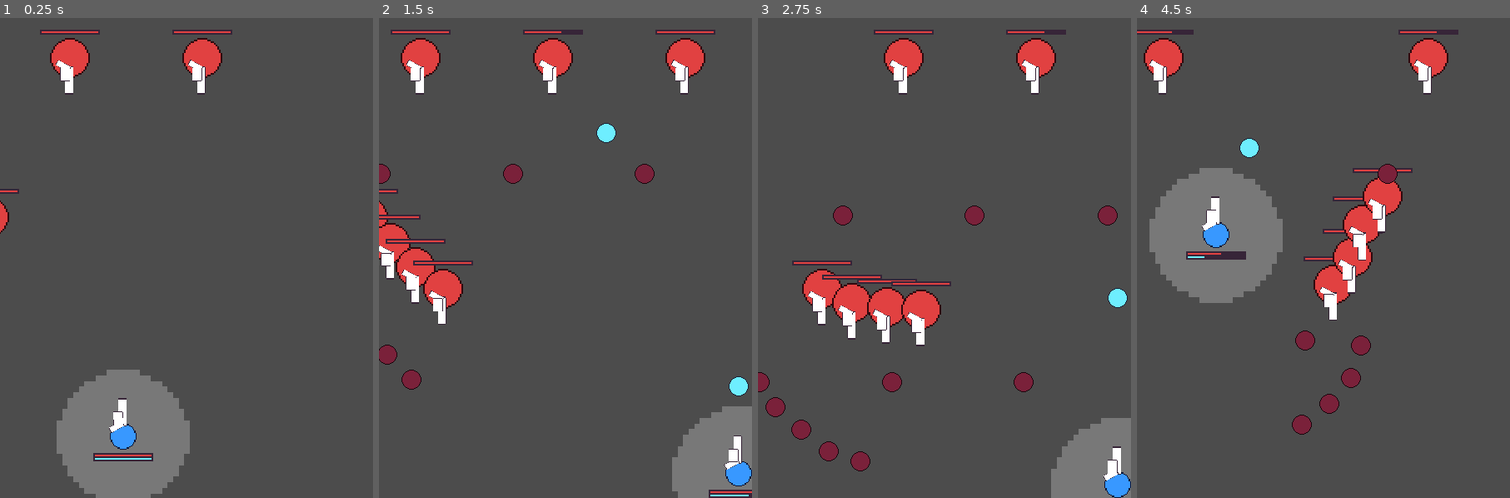
Above: before the commit, frames 1-4 (left to right).
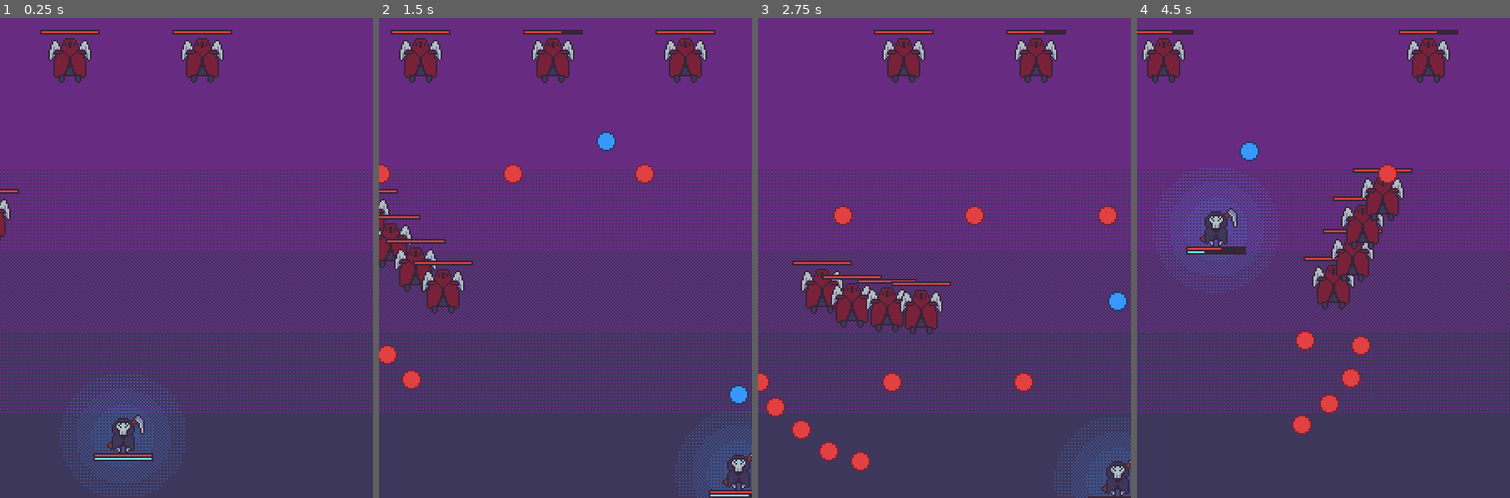
Above: after the commit, the same moments.

Repository: rthurmed/Ceifador
Game: Godot game, scene res://src/Main.tscn
The game is run twice, just before and just after one commit, with the same random seed, the same clock (stepped at 60 frames per second) and the same inputs.
Inputs:
- Up to frame 1 (0.25 s): no input
- Up to frame 2 (1.5 s): hold Right (player_right) 0.53-1.28 s; hold Z (player_shoot) 0.53-1.28 s; hold Down (player_down) from 1.28 s (still down); tap Z (player_shoot) at 1.35 s
- Up to frame 3 (2.75 s): release Down (player_down) at 2.03 s; hold Right (player_right) from 2.03 s (still down); hold Z (player_shoot) from 2.03 s (still down)
- Up to frame 4 (4.5 s): release Right (player_right) at 2.78 s; release Z (player_shoot) at 2.78 s; hold Up (player_up) 2.78-3.53 s; tap Z (player_shoot) at 2.85, 4.35 s; hold Z (player_shoot) 3.53-4.28 s; hold Left (player_left) from 3.53 s (still down)

The runs differ from the first frame. In frame 1, 63% of the frame differs, in the area x 0-100%, y 0-100%; in frame 2, 61%; in frame 3, 62%; in frame 4, 61%.

Commit message:
Added initial sprites

Diff:
--- a/src/Main.tscn
+++ b/src/Main.tscn
@@ -1,8 +1,9 @@
-[gd_scene load_steps=6 format=2]
+[gd_scene load_steps=7 format=2]
 
 [ext_resource path="res://src/enemy/Enemy.tscn" type="PackedScene" id=1]
 [ext_resource path="res://src/util/AutoPathFollow.tscn" type="PackedScene" id=2]
 [ext_resource path="res://src/player/Player.tscn" type="PackedScene" id=3]
+[ext_resource path="res://assets/sprites/background.png" type="Texture" id=4]
 
 [sub_resource type="Curve2D" id=3]
 _data = {
@@ -15,6 +16,20 @@
 }
 
 [node name="Main" type="Node2D" groups=["stage"]]
+
+[node name="Background" type="Node2D" parent="."]
+z_index = -5
+
+[node name="ColorRect" type="ColorRect" parent="Background"]
+margin_left = -10.0
+margin_top = -8.0
+margin_right = 234.0
+margin_bottom = 301.0
+color = Color( 0.215686, 0.145098, 0.219608, 1 )
+
+[node name="Sprite" type="Sprite" parent="Background"]
+position = Vector2( 112, 144 )
+texture = ExtResource( 4 )
 
 [node name="Enemy1Path" type="Path2D" parent="."]
 position = Vector2( -40, 1 )
--- a/src/common/Gun.tscn
+++ b/src/common/Gun.tscn
@@ -7,7 +7,10 @@
 [node name="Gun" type="Node2D"]
 script = ExtResource( 3 )
 
-[node name="Barrel" type="Sprite" parent="."]
+[node name="VisualInstance" type="Node2D" parent="."]
+visible = false
+
+[node name="Barrel" type="Sprite" parent="VisualInstance"]
 position = Vector2( 5.26235, 0.5 )
 scale = Vector2( 0.708333, 0.208333 )
 texture = ExtResource( 2 )
@@ -15,7 +18,7 @@
 vframes = 3
 frame = 6
 
-[node name="Grip" type="Sprite" parent="."]
+[node name="Grip" type="Sprite" parent="VisualInstance"]
 position = Vector2( -3.23765, 4 )
 rotation = 2.07512
 scale = Vector2( 0.374731, 0.151288 )
@@ -24,7 +27,7 @@
 vframes = 3
 frame = 6
 
-[node name="Cylinder" type="Sprite" parent="."]
+[node name="Cylinder" type="Sprite" parent="VisualInstance"]
 position = Vector2( 1.76235, 3 )
 scale = Vector2( 0.333333, 0.25 )
 texture = ExtResource( 2 )
--- a/src/enemy/Enemy.tscn
+++ b/src/enemy/Enemy.tscn
@@ -2,7 +2,7 @@
 
 [ext_resource path="res://src/enemy/Enemy.gd" type="Script" id=1]
 [ext_resource path="res://assets/ruler.png" type="Texture" id=2]
-[ext_resource path="res://assets/basic-24x24.png" type="Texture" id=3]
+[ext_resource path="res://assets/sprites/enemy-tier1.png" type="Texture" id=3]
 [ext_resource path="res://src/common/Gun.tscn" type="PackedScene" id=4]
 [ext_resource path="res://src/enemy/EnemyBullet.tscn" type="PackedScene" id=5]
 [ext_resource path="res://src/common/Health.tscn" type="PackedScene" id=6]
@@ -12,7 +12,7 @@
 [ext_resource path="res://assets/sfx/explosion-death-enemy.wav" type="AudioStream" id=10]
 
 [sub_resource type="CircleShape2D" id=1]
-radius = 12.0
+radius = 13.0
 
 [sub_resource type="Animation" id=3]
 length = 0.001
@@ -148,20 +148,16 @@
 collision_mask = 8
 script = ExtResource( 1 )
 
+[node name="Ruler" type="Sprite" parent="."]
+visible = false
+position = Vector2( 52, 52 )
+texture = ExtResource( 2 )
+
 [node name="Sprite" type="Sprite" parent="."]
-modulate = Color( 0.882353, 0.254902, 0.254902, 1 )
 texture = ExtResource( 3 )
-hframes = 5
-vframes = 3
-frame = 1
 
 [node name="CollisionShape2D" type="CollisionShape2D" parent="."]
 shape = SubResource( 1 )
-
-[node name="Ruler" type="Sprite" parent="."]
-visible = false
-position = Vector2( 78, 52 )
-texture = ExtResource( 2 )
 
 [node name="Gun" parent="." instance=ExtResource( 4 )]
 position = Vector2( 0, 8 )
--- a/src/enemy/EnemyBullet.tscn
+++ b/src/enemy/EnemyBullet.tscn
@@ -1,7 +1,11 @@
-[gd_scene load_steps=4 format=2]
+[gd_scene load_steps=5 format=2]
 
 [ext_resource path="res://src/common/Bullet.gd" type="Script" id=1]
-[ext_resource path="res://assets/basic-24x24.png" type="Texture" id=2]
+[ext_resource path="res://assets/sprites/bullet-Sheet.png" type="Texture" id=2]
+
+[sub_resource type="AtlasTexture" id=2]
+atlas = ExtResource( 2 )
+region = Rect2( 12, 0, 12, 12 )
 
 [sub_resource type="CircleShape2D" id=1]
 radius = 6.0
@@ -12,13 +16,7 @@
 script = ExtResource( 1 )
 
 [node name="Sprite" type="Sprite" parent="."]
-modulate = Color( 0.478431, 0.129412, 0.227451, 1 )
-position = Vector2( 0, -2.84217e-14 )
-scale = Vector2( 0.5, 0.5 )
-texture = ExtResource( 2 )
-hframes = 5
-vframes = 3
-frame = 1
+texture = SubResource( 2 )
 
 [node name="CollisionShape2D" type="CollisionShape2D" parent="."]
 shape = SubResource( 1 )
--- a/src/player/Player.tscn
+++ b/src/player/Player.tscn
@@ -1,8 +1,8 @@
-[gd_scene load_steps=16 format=2]
+[gd_scene load_steps=18 format=2]
 
 [ext_resource path="res://src/common/Gun.tscn" type="PackedScene" id=1]
 [ext_resource path="res://src/player/PlayerBullet.tscn" type="PackedScene" id=2]
-[ext_resource path="res://assets/basic-24x24.png" type="Texture" id=3]
+[ext_resource path="res://assets/sprites/steal-area.png" type="Texture" id=3]
 [ext_resource path="res://src/player/Player.gd" type="Script" id=4]
 [ext_resource path="res://src/common/Health.tscn" type="PackedScene" id=5]
 [ext_resource path="res://assets/ruler.png" type="Texture" id=6]
@@ -13,9 +13,15 @@
 [ext_resource path="res://assets/sfx/hitHurt-out-of-ammo-player.wav" type="AudioStream" id=11]
 [ext_resource path="res://assets/ball.png" type="Texture" id=12]
 [ext_resource path="res://assets/sfx/powerUp.wav" type="AudioStream" id=13]
+[ext_resource path="res://assets/sprites/player.png" type="Texture" id=14]
 
-[sub_resource type="CircleShape2D" id=1]
+[sub_resource type="CapsuleShape2D" id=3]
 radius = 8.0
+height = 6.0
+
+[sub_resource type="CapsuleShape2D" id=4]
+radius = 8.0
+height = 6.0
 
 [sub_resource type="CircleShape2D" id=2]
 radius = 40.0
@@ -26,27 +32,23 @@
 
 [node name="Ruler" type="Sprite" parent="."]
 visible = false
-position = Vector2( 52, 52 )
+position = Vector2( 56, 56 )
 texture = ExtResource( 6 )
 
 [node name="Sprite" type="Sprite" parent="."]
-modulate = Color( 0.219608, 0.596078, 1, 1 )
-position = Vector2( -2.38419e-07, -2.38419e-07 )
-scale = Vector2( 0.666667, 0.666667 )
-texture = ExtResource( 3 )
-hframes = 5
-vframes = 3
-frame = 1
+position = Vector2( 0, -2 )
+z_index = 1
+texture = ExtResource( 14 )
 
 [node name="CollisionShape2D" type="CollisionShape2D" parent="."]
-shape = SubResource( 1 )
+shape = SubResource( 3 )
 
 [node name="Area" type="Area2D" parent="."]
 collision_layer = 2
 collision_mask = 20
 
 [node name="CollisionShape2D" type="CollisionShape2D" parent="Area"]
-shape = SubResource( 1 )
+shape = SubResource( 4 )
 
 [node name="StealArea" type="Area2D" parent="."]
 z_index = -1
@@ -54,7 +56,17 @@
 collision_mask = 4
 script = ExtResource( 10 )
 
+[node name="Line" type="Line2D" parent="StealArea"]
+points = PoolVector2Array( 0, 0, -38, 14 )
+width = 4.0
+default_color = Color( 0.431373, 0.933333, 1, 1 )
+
+[node name="Sprite" type="Sprite" parent="StealArea"]
+modulate = Color( 1, 1, 1, 0.247059 )
+texture = ExtResource( 3 )
+
 [node name="Progress" type="TextureProgress" parent="StealArea"]
+visible = false
 modulate = Color( 1, 1, 1, 0.247059 )
 margin_left = -40.0
 margin_top = -40.0
@@ -67,11 +79,6 @@
 tint_progress = Color( 0.431373, 0.933333, 1, 1 )
 nine_patch_stretch = true
 
-[node name="Line" type="Line2D" parent="StealArea"]
-points = PoolVector2Array( 0, 0, -38, 14 )
-width = 4.0
-default_color = Color( 0.431373, 0.933333, 1, 0.498039 )
-
 [node name="CollisionShape2D" type="CollisionShape2D" parent="StealArea"]
 shape = SubResource( 2 )
 
@@ -79,7 +86,7 @@
 wait_time = 0.8
 
 [node name="Gun" parent="." instance=ExtResource( 1 )]
-position = Vector2( 0, -9 )
+position = Vector2( 0, -4 )
 rotation = -1.5708
 scale = Vector2( 1, -1 )
 bullet_scene = ExtResource( 2 )
--- a/src/player/PlayerBullet.tscn
+++ b/src/player/PlayerBullet.tscn
@@ -1,7 +1,11 @@
-[gd_scene load_steps=4 format=2]
+[gd_scene load_steps=5 format=2]
 
 [ext_resource path="res://src/common/Bullet.gd" type="Script" id=1]
-[ext_resource path="res://assets/basic-24x24.png" type="Texture" id=2]
+[ext_resource path="res://assets/sprites/bullet-Sheet.png" type="Texture" id=2]
+
+[sub_resource type="AtlasTexture" id=2]
+atlas = ExtResource( 2 )
+region = Rect2( 0, 0, 12, 12 )
 
 [sub_resource type="CircleShape2D" id=1]
 radius = 6.0
@@ -13,13 +17,7 @@
 speed = 300
 
 [node name="Sprite" type="Sprite" parent="."]
-modulate = Color( 0.431373, 0.933333, 1, 1 )
-position = Vector2( 0, -2.84217e-14 )
-scale = Vector2( 0.5, 0.5 )
-texture = ExtResource( 2 )
-hframes = 5
-vframes = 3
-frame = 1
+texture = SubResource( 2 )
 
 [node name="CollisionShape2D" type="CollisionShape2D" parent="."]
 shape = SubResource( 1 )
Binary file added: assets/sprites/background.aseprite
Binary file added: assets/sprites/background.png
Binary file added: assets/sprites/bullet-Sheet.aseprite
Binary file added: assets/sprites/bullet-Sheet.png
Not shown, added: assets/sprites/bullet-Sheet.png.import
Binary file added: assets/sprites/bullet.aseprite
Binary file added: assets/sprites/enemy-tier1.aseprite
Binary file added: assets/sprites/enemy-tier1.png
Not shown, added: assets/sprites/enemy-tier1.png.import
Binary file added: assets/sprites/enemy-tier2.aseprite
Binary file added: assets/sprites/player.aseprite
Binary file added: assets/sprites/player.png
(and 4 more such lines)
